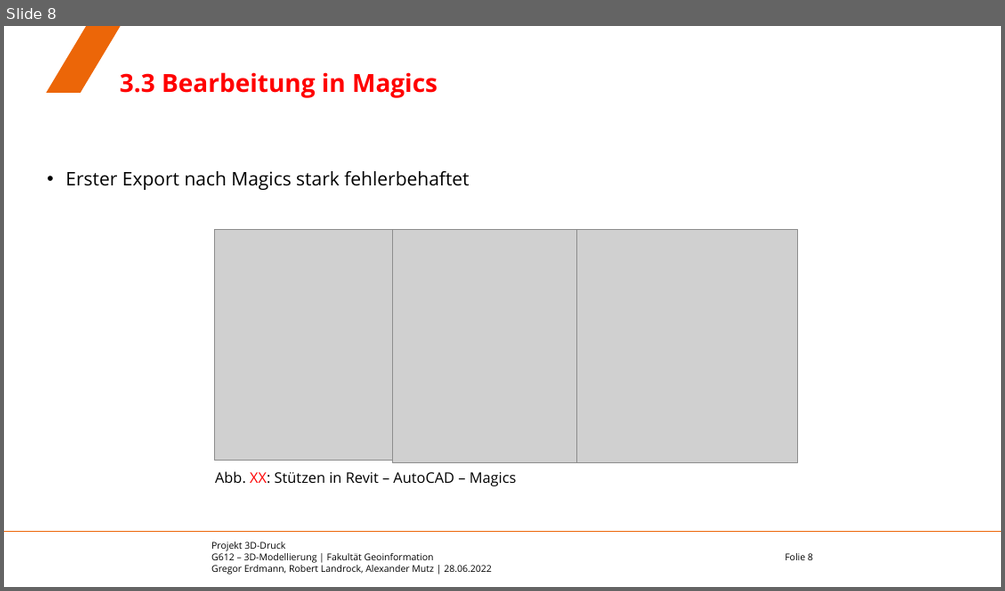
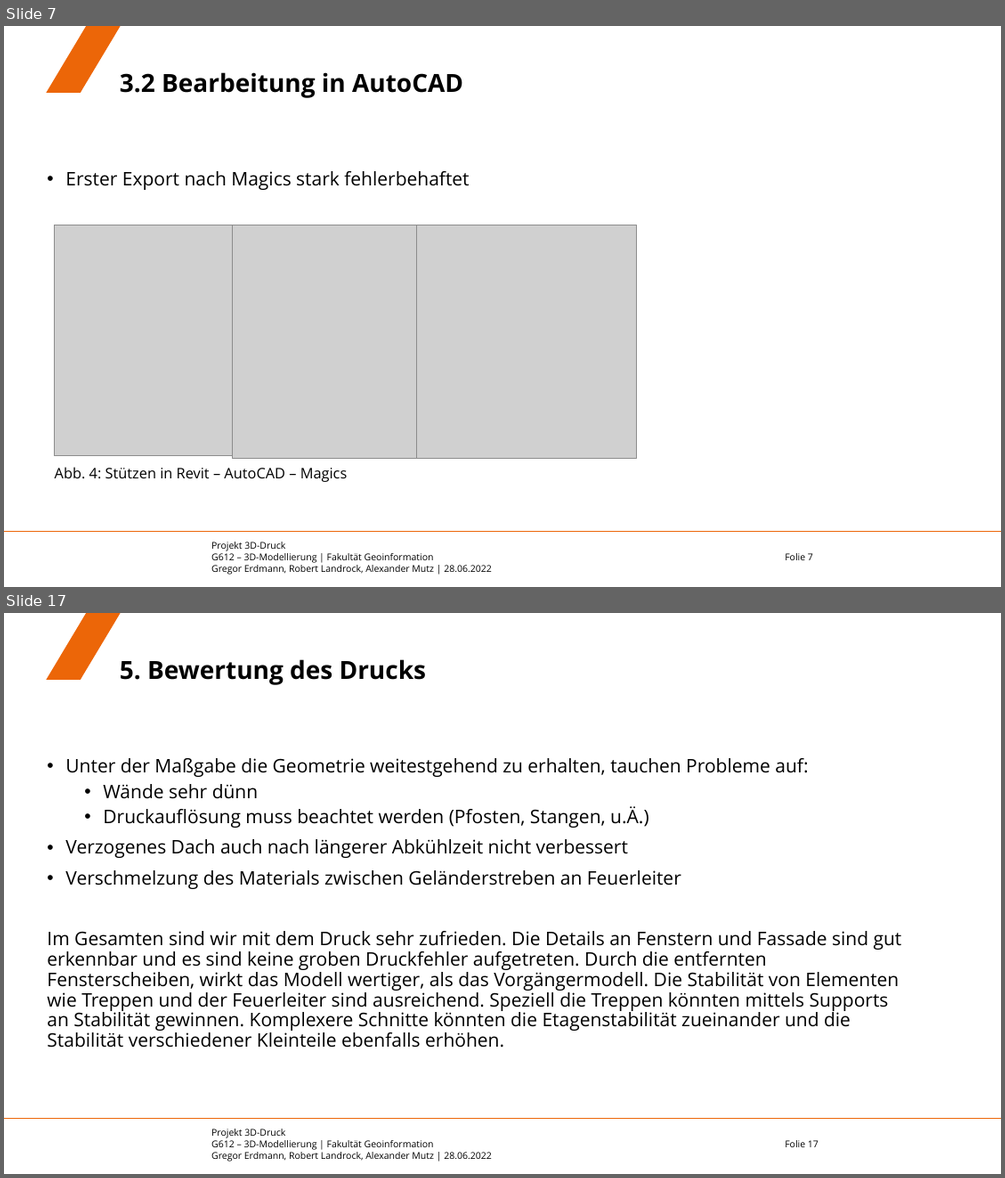
Before and after one commit to eamutz/LGS_print, a slide deck: Endvortrag.pptx. Shown one above the other, each under a label of ours: slide 8 before the commit, slides 7 and 17 after it; the slides between them are not shown. The pictures are 1005x591 and 1005x1178 pixels, drawn with LibreOffice and Linux fonts; fonts in the diff are those of the drawing; grey boxes stand for pictures; background and template pictures are left out. Boxes give left, top, right and bottom in pixels: in the first picture for what was removed or moved away, otherwise in the second. Text is boxed around its words. In the diff, an @@ line names an element or a change of style, - is before the commit and + after.

```diff
--- a/Endvortrag.pptx
+++ b/Endvortrag.pptx
@@ slide 17 added at box(4, 613, 1001, 1174), background #FFFFFF; not listed: 4 template elements that a slide beside it also shows @@
@@ title added at box(120, 659, 427, 685), 24 pt, text #000000, bold @@
+5. Bewertung des Drucks
@@ text added at box(47, 758, 902, 1047), 18 pt, text #000000 @@
+• Unter der Maßgabe die Geometrie weitestgehend zu erhalten, tauchen Probleme auf:
+  • Wände sehr dünn
+  • Druckauflösung muss beachtet werden (Pfosten, Stangen, u.Ä.)
+• Verzogenes Dach auch nach längerer Abkühlzeit nicht verbessert
+• Verschmelzung des Materials zwischen Geländerstreben an Feuerleiter
+Im Gesamten sind wir mit dem Druck sehr zufrieden. Die Details an Fenstern und Fassade sind gut erkennbar und es sind keine groben Druckfehler aufgetreten. Durch die entfernten Fensterscheiben, wirkt das Modell wertiger, als das Vorgängermodell. Die Stabilität von Elementen wie Treppen und der Feuerleiter sind ausreichend. Speziell die Treppen könnten mittels Supports an Stabilität gewinnen. Komplexere Schnitte könnten die Etagenstabilität zueinander und die Stabilität verschiedener Kleinteile ebenfalls erhöhen.
@@ what was slide 8 is now slide 7 @@
@@ slide 7 changed as well @@
@@ title at box(120, 72, 463, 98): text changed; text colour #FF0000 to #000000 @@
-3.3 Bearbeitung in Magics
+3.2 Bearbeitung in AutoCAD
@@ 3 pictures: place and size @@
-3 pictures at box(215, 230, 797, 463)
+3 pictures at box(54, 224, 638, 459)
@@ text at box(55, 467, 348, 482): text changed @@
-Abb. XX: Stützen in Revit – AutoCAD – Magics
+Abb. 4: Stützen in Revit – AutoCAD – Magics
@@ page number at box(785, 553, 813, 560): text changed @@
-Folie 8
+Folie 7
```
Also in this commit, not shown: 7 other slides changed, 8 other slides added, 2 slides removed.
